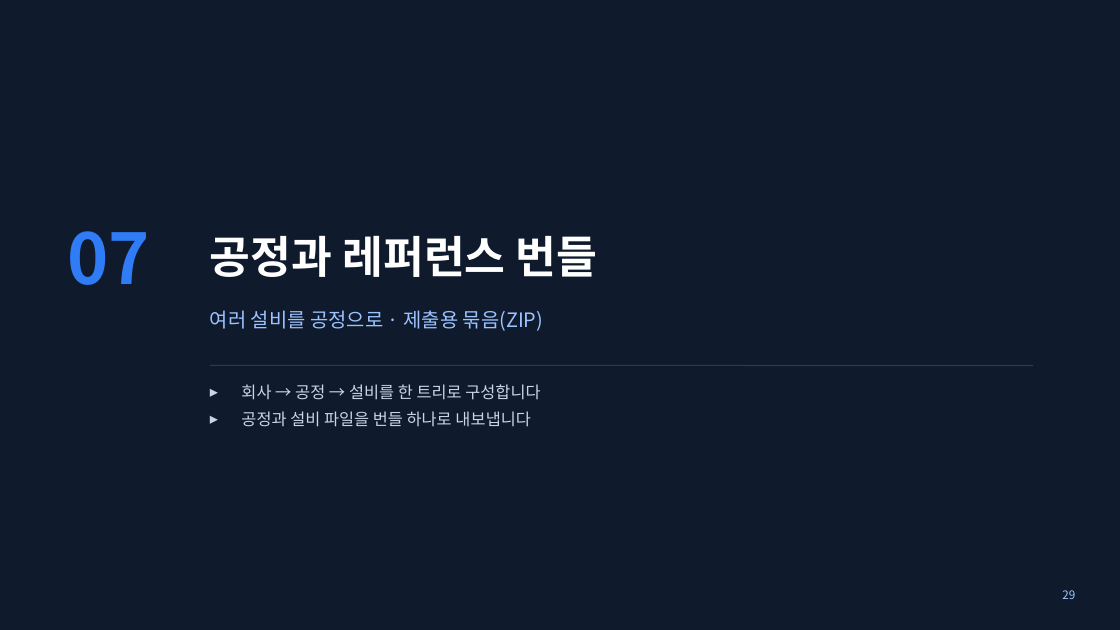
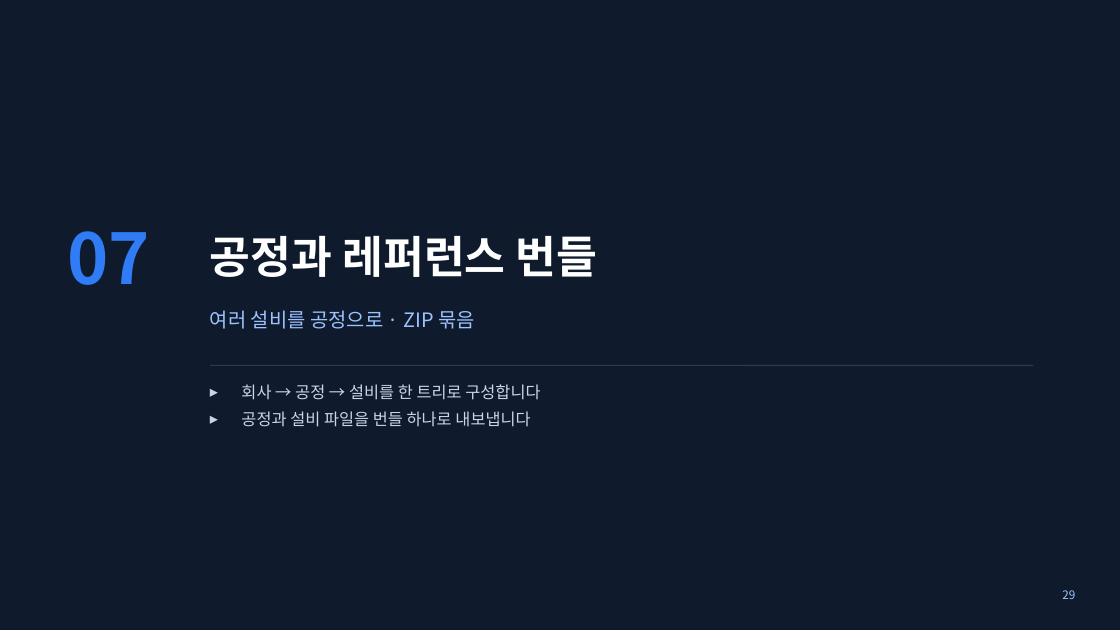
Before and after one commit to waceinc/vexplor-aas, a slide deck: slide 29 of VEXPLOR_AAS_Studio_user_manual.pptx. Drawn at 1120x630 pixels with LibreOffice and Linux fonts; fonts in the diff are those of the drawing. Boxes give left, top, right and bottom in pixels: in the first picture for what was removed or moved away, otherwise in the second. Text is boxed around its words. In the diff, an @@ line names an element or a change of style, - is before the commit and + after.

Commit message:
소개 페이지 · 매뉴얼 — 검사 결과 · 로그인 그림을 지금 화면으로(「제출」 문구 · 띄어쓰기 반영)

```diff
--- a/VEXPLOR_AAS_Studio_user_manual.pptx
+++ b/VEXPLOR_AAS_Studio_user_manual.pptx
@@ text at [210,310,475,329]: text changed @@
-여러 설비를 공정으로 · 제출용 묶음(ZIP)
+여러 설비를 공정으로 · ZIP 묶음
```
Also in this commit, not shown: 8 other slides changed, 2 other files.
